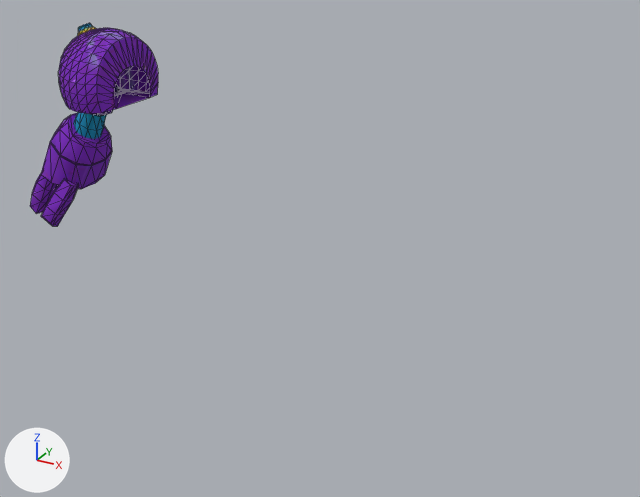
An edit to the glTF model public/3d/stealth/A-4.glb, drawn before and after from the same camera.
The view is the same before and after, from a 50 mm lens placed at (2.76, -3.71, 2.5), pointed at (0.81, -0.17, 0.73). The lights are fixed; the arrows at lower left show +X, +Y and +Z. Mesh edges are drawn as thin lines. Vertices at the same position are counted once.

The first picture shows 'A-4'.
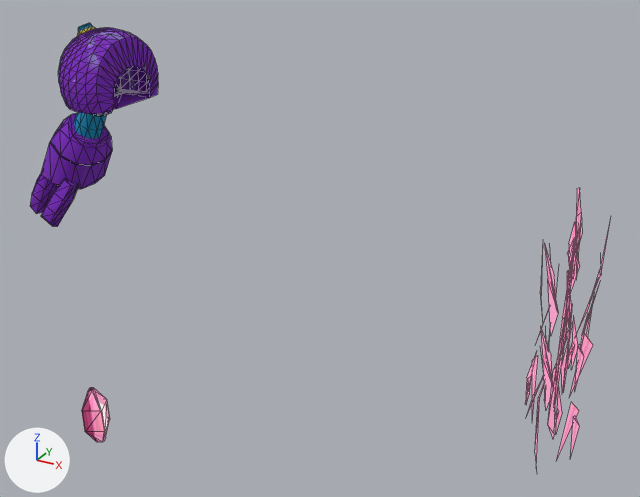
The change, as a diff of the scene's bpy script:
```diff
--- a/public/3d/stealth/A-4.glb.py
+++ b/public/3d/stealth/A-4.glb.py
@@ me_3_002 @@
 # used by ob_a_4; location = (0.0, 0.0, 0.0)
-me_3_002.from_pydata(...)  # 588 vertices, 1091 faces; spans x -1.22..-0.454, y -0.289..0.289, z 0.505..1.683
+me_3_002.from_pydata(...)  # 802 vertices, 1255 faces; spans x -1.22..2.139, y -1.068..0.289, z -0.316..1.683
+# me_3_002 part 1
+# 178 vertices are added at x 1.848..2.139, y -0.152..0.143, z -0.316..1.199
+# 102 new faces join them
+# me_3_002 part 2
+# 36 vertices are added at x -0.067..0.067, y -1.068..-0.931, z -0.169..0.139
+# 62 new faces join them
 me_3_002.materials.append(mat_a_4)
```

What differs and where, as boxes (x1, y1, x2, y2) in the pictures (640 x 497 px):
'A-4', reshaped (350% wider, 116% taller)
    before: (30, 23, 158, 226)
    after: (30, 23, 610, 462)
part 1 of me_3_002, added (pink)
    after: (525, 188, 610, 462)
part 2 of me_3_002, added (pink)
    after: (82, 388, 110, 442)
